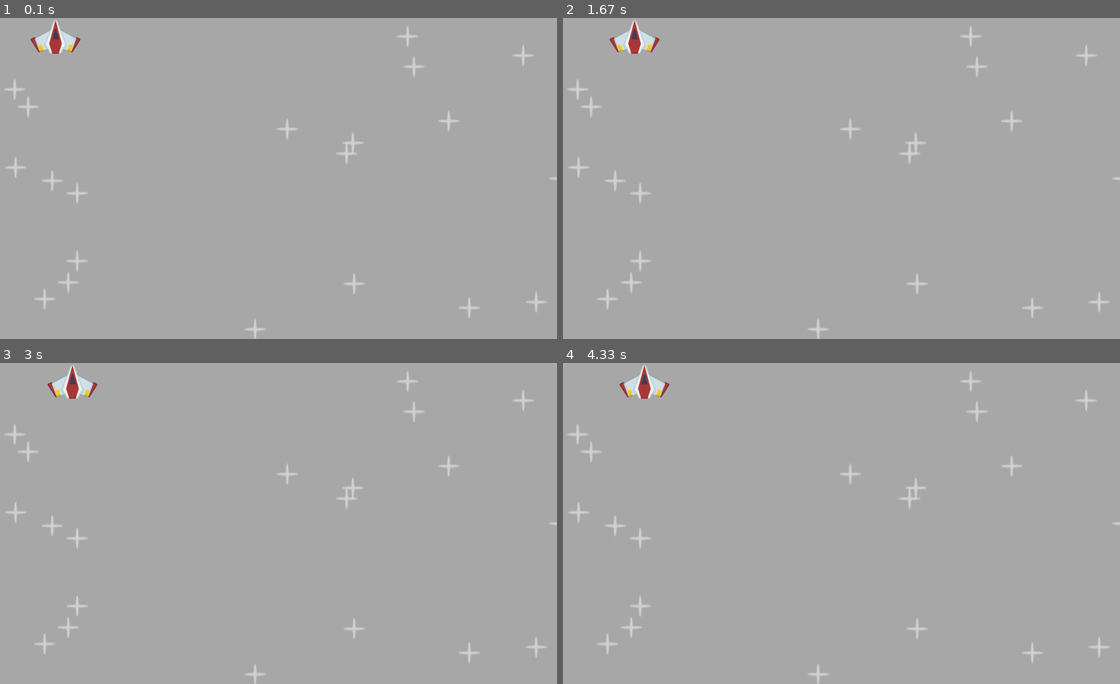
Above: before the commit, frames 1-4 (two rows, left to right).
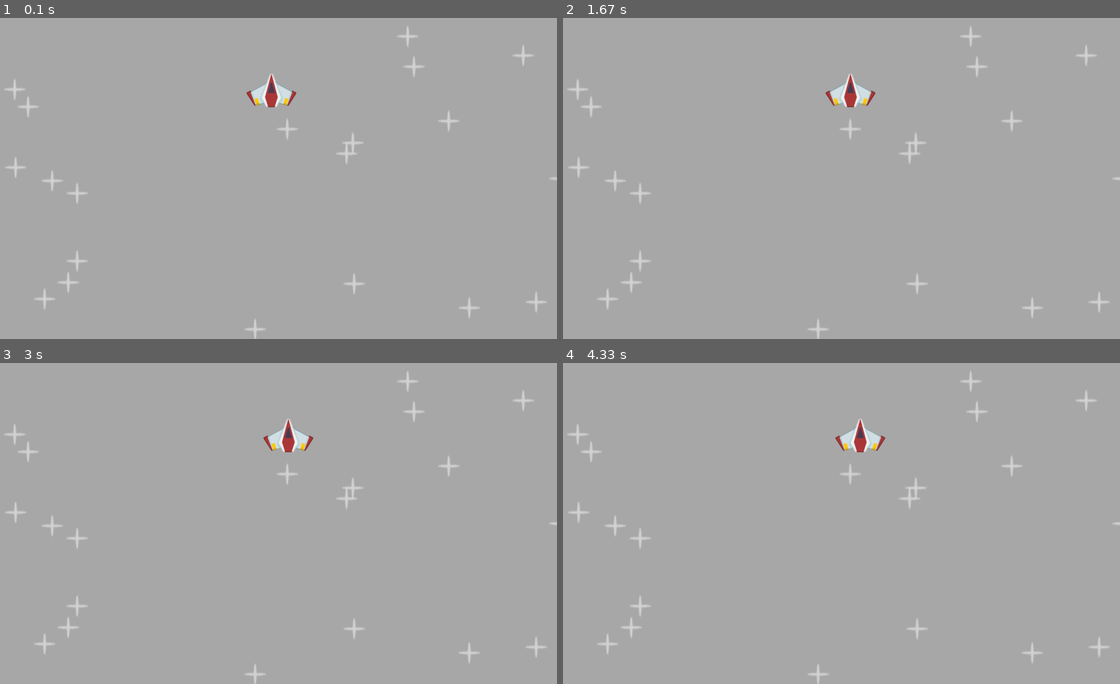
Above: after the commit, the same moments.

Repository: zehra-ozkan/pygame
Game: pygame game, started from spaceshift/main.py
The game is run twice, just before and just after one commit, with the same random seed, the same clock (stepped at 60 frames per second) and the same inputs.
Inputs:
- Up to frame 1 (0.1 s): no input
- Up to frame 2 (1.67 s): hold Right 0.33-0.8 s; hold Right 0.83-1.3 s; hold Left from 1.33 s (still down)
- Up to frame 3 (3 s): release Left at 1.87 s; hold Left 1.9-2.3 s; hold Right 2.33-2.97 s
- Up to frame 4 (4.33 s): hold Left 3-3.47 s; hold Right 3.5-3.97 s; hold Right from 4 s (still down)

The runs differ from the first frame. In frame 1, 1.0% of the frame differs, in the area x 5-54%, y 0-28%; in frame 2, 1.0%; in frame 3, 1.0%; in frame 4, 1.0%.

Commit message:
space tutorial

Diff:
--- a/spaceshift/main.py
+++ b/spaceshift/main.py
@@ -25,8 +25,11 @@
 print(path)
 player_surf  = pygame.image.load(path).convert_alpha()
 #player_surf  = pygame.image.load('./spaceshift/images/player.png')# this might not have worked in macos where it expects \
+#player_rect = player_surf.get_frect(center=(0,0))
+player_rect = player_surf.get_frect(center=(WIDTH / 2, HEIGHT / 2))
 
 star_surface = pygame.image.load(join('spaceshift','images', 'star.png')).convert_alpha()
+
 star_coordinates = []
 for i in range (20):
     star_coordinates.append((randrange(0, WIDTH), randrange(0, HEIGHT)))
@@ -36,20 +39,22 @@
         if event.type == pygame.QUIT:
             exit = True
     keys = pygame.key.get_pressed()
+
     if keys[pygame.K_RIGHT]:
-        surface_x = surface_x + 1
+        player_rect.right = player_rect.right + 1 if player_rect.right < WIDTH else player_rect.right
     if keys[pygame.K_LEFT]:
-        surface_x = surface_x - 1
+        player_rect.right = player_rect.right - 1 if player_rect.left > 0 else player_rect.right
     #draw the game
     #surface_x = surface_x + 0.1
+    #order of the drawing matters!! background first otherwise nothing will be seen
     display_surface.fill('darkgrey')#if you remove htis line it does not claer
 
     for i in star_coordinates:
-        print(i)
         display_surface.blit(star_surface, i)#putting one surface on another surface
 
-
-    display_surface.blit(player_surf, (surface_x, 5))#putting one surface on another surface
+    #display_surface.blit(player_surf, (surface_x, 5))#putting one surface on another surface
+    display_surface.blit(player_surf, player_rect)#putting one surface on another surface
+    player_rect.bottom = 200
     pygame.display.update()
 
 #ensures that the game will close properly, safety net
